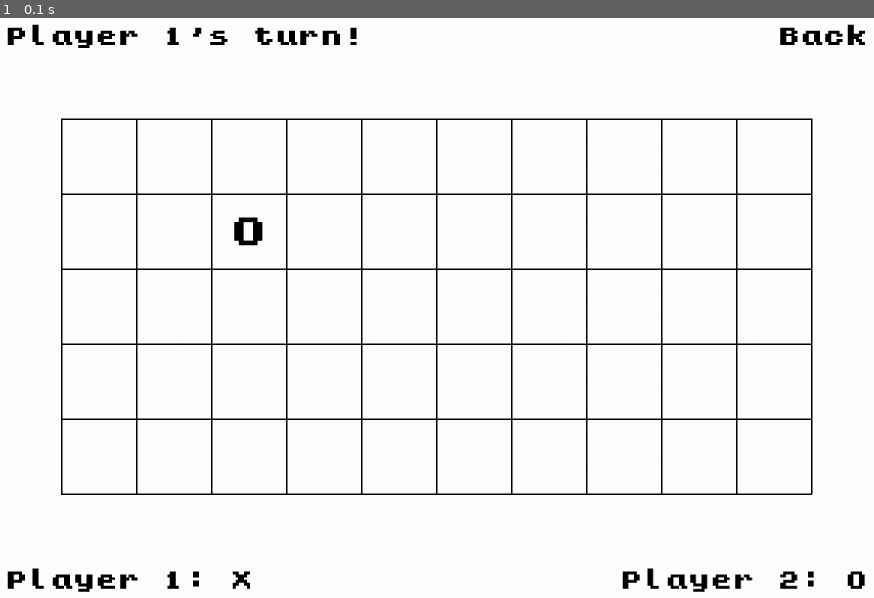
Above: before the commit, frame 1.
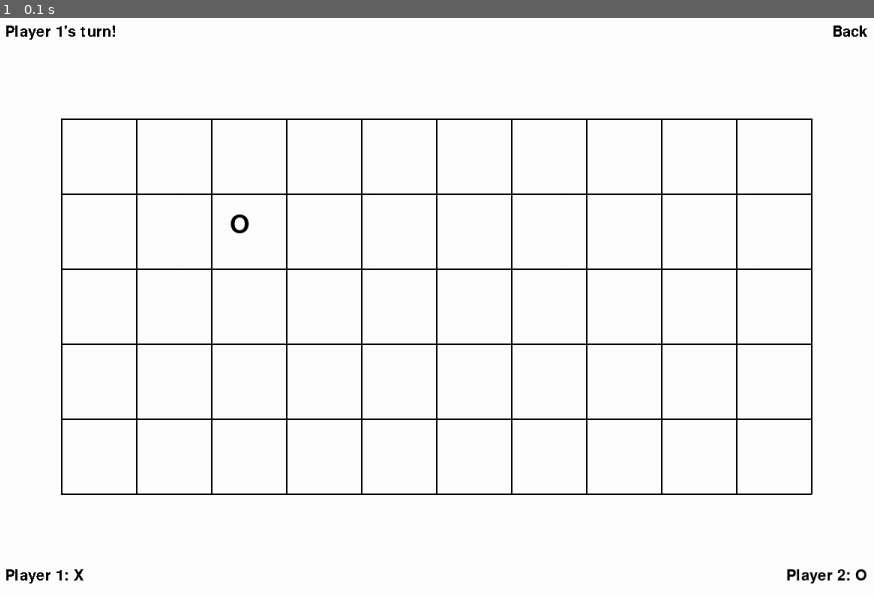
Above: after the commit, the same moment.

Repository: BFCmath/PYGAME_NMCNTT_LT_HK1
Game: pygame game, started from __not_used_yet/play_game_logic.py
Two runs of this game, one before a commit and one after it. Both use one fixed random seed, a clock stepped at 60 frames per second and the inputs below.
Inputs:
- Up to frame 1 (0.1 s): no input

The runs differ from the first frame. In frame 1, 1.7% of the frame differs, in the area x 0-100%, y 1-99%.

Commit message:
cap nhat lai logo scene va them RunImplicit

Diff:
--- a/__not_used_yet/test.py
+++ b/__not_used_yet/test.py
@@ -11,7 +11,7 @@
 pygame.display.set_caption("Game Loading")
 
 # Load logo image
-logo_image = pygame.image.load('logo_caro.jpg')
+logo_image = pygame.image.load('__others/logo_caro.jpg')
 logo_image = pygame.transform.scale(logo_image, (400, 400))  # Scale the logo to the desired size
 
 # Loading bar settings
--- a/_logic/intro_logic.py
+++ b/_logic/intro_logic.py
@@ -6,15 +6,11 @@
     def __init__(self):
         self.loading_time = Intro.LOADING_TIME
         self.start_time = pygame.time.get_ticks()  # Get the start time
-
         pass
 
-    def handle_event(self, event):
-        elapsed_time = pygame.time.get_ticks() - self.start_time
-        return elapsed_time
+    def handle_implicit_event(self):
+        self.elapsed_time = pygame.time.get_ticks() - self.start_time
+        return self.elapsed_time
     def check_time(self):
-        elapsed_time = pygame.time.get_ticks() - self.start_time
-        if elapsed_time > self.loading_time*1.1:
+        if self.elapsed_time > self.loading_time*1.1:
             Singleton.scenes = 'menu'
-            return True
-        return False
--- a/_scene/intro_scene.py
+++ b/_scene/intro_scene.py
@@ -10,8 +10,7 @@
         self.intro_logic = IntroLogic()
         pass
 
-    def run_all_time(self,event):
-        elapsed_time = self.intro_logic.handle_event(event)
+    def run_implicit_time(self):
+        elapsed_time = self.intro_logic.handle_implicit_event()
         self.intro_scene.draw_loading_bar(elapsed_time)
         self.intro_logic.check_time()
-        pass
--- a/_visual/intro_visual.py
+++ b/_visual/intro_visual.py
@@ -4,7 +4,7 @@
 class IntroVisual(GeneralVisual):
     def __init__(self, screen):
         self.screen = screen
-
+        self.loading_bar_length = Intro.LOADING_BAR_RECT[2]
     def draw_logo(self):
         print("logo")
         self.logo_image = pygame.image.load(Intro.LOGO_IMAGE)
@@ -14,17 +14,18 @@
         pygame.display.update()
 
     def draw_loading_bar_background(self):
-        print("loading bar")
         self.loading_bar_color = Intro.LOADING_BAR_COLOR
         self.loading_bar_background_color = Intro.LOADING_BAR_BACKGROUND_COLOR
         self.loading_bar_rect = pygame.Rect(Intro.LOADING_BAR_RECT)
         pygame.draw.rect(self.screen, Intro.LOADING_BAR_BACKGROUND_COLOR, Intro.LOADING_BAR_RECT)
         pygame.display.update()
     def draw_loading_bar(self,elapsed_time):
-        self.loading_bar_length = Intro.LOADING_BAR_RECT[2]
-        self.loading_bar_rect.width = (elapsed_time / Intro.LOADING_TIME) * self.loading_bar_length
+
+        self.loading_bar_rect.width = min(1,(elapsed_time / Intro.LOADING_TIME)) * self.loading_bar_length
         pygame.draw.rect(self.screen, self.loading_bar_color, self.loading_bar_rect)
-        pygame.display.update()
+        pygame.display.flip()
+
     def draw_background(self):
+
         self.screen.fill(Board().BACKGROUND_COLOR)
         pygame.display.update()
--- a/game_setting.py
+++ b/game_setting.py
@@ -17,7 +17,7 @@
 
 class Intro:
     LOGO_RECT = calculate_rect_size(1/2,1/2,1/3,1/3)
-    LOGO_IMAGE = 'logo_caro.jpg'
+    LOGO_IMAGE = '__others\logo_caro.jpg'
     LOGO_IMAGE_SIZE = (400,400)
     LOGO_BACKGROUND_COLOR = (255,255,255)
     LOGO_BORDER_COLOR = (0,0,0)
@@ -45,7 +45,7 @@
     PLAY_TEXT = 'Play game'
     SETTINGS_TEXT = 'Settings'
     QUIT_TEXT = 'Quit'
-    FONT = 'kongtext.ttf'
+    FONT = '__others\kongtext.ttf'
 
 class Settings:
     SETTINGS_TITLE_RECT = calculate_rect_size(1/2,1/7,1/3,1/6)
@@ -70,7 +70,7 @@
     SETTINGS_BACK_TEXT = 'Back'
     SETTINGS_BOARD_SIZE_TEXT = 'Caro board size'
     SETTINGS_COLOR = (152,118,246)
-    FONT = 'kongtext.ttf'
+    FONT = '__others\kongtext.ttf'
 
 
 class PlayGame:
@@ -89,7 +89,8 @@
 
     TEXT_SIZE = 16
     TEXT_COLOR = (0, 0, 0)
-    FONT = 'kongtext.ttf'
+    FONT = '__others\kongtext.ttf'
+
     CARO_BOARD_WIDTH = 900
     CARO_BOARD_HEIGHT = 500
 
--- a/main.py
+++ b/main.py
@@ -37,6 +37,7 @@
         if event.type == pygame.KEYDOWN:
             if event.key == pygame.K_ESCAPE:
                 running = False
+    scene_manager.RunImplicitScene()
     pygame.time.Clock().tick(60)
     pygame.display.flip()
 
--- a/scene.py
+++ b/scene.py
@@ -6,3 +6,6 @@
     def run_all_time(self,event):
         # Run update code every frame
         pass
+    def run_implicit_time(self):
+        # Run update code every frame
+        pass
Renamed: kongtext.ttf -> __others/kongtext.ttf
Renamed: logo_caro.jpg -> __others/logo_caro.jpg
